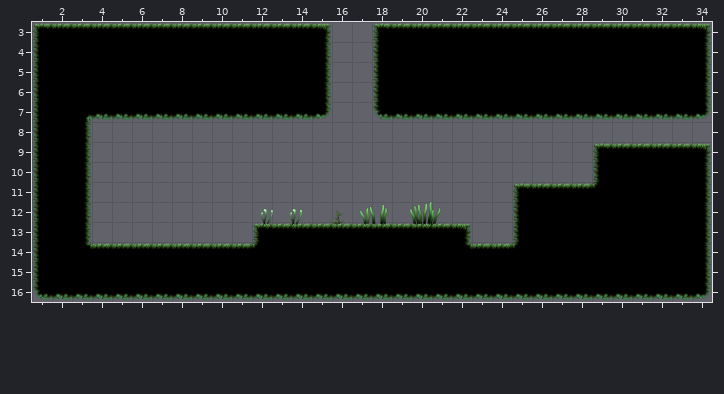
A Tiled map gets an edit: Assets/Levels/Room2/Room2.tmx. That is the earlier state.
Cells are 128x128 px. Shown: x 1..34, y 3..16.
Now the later version:
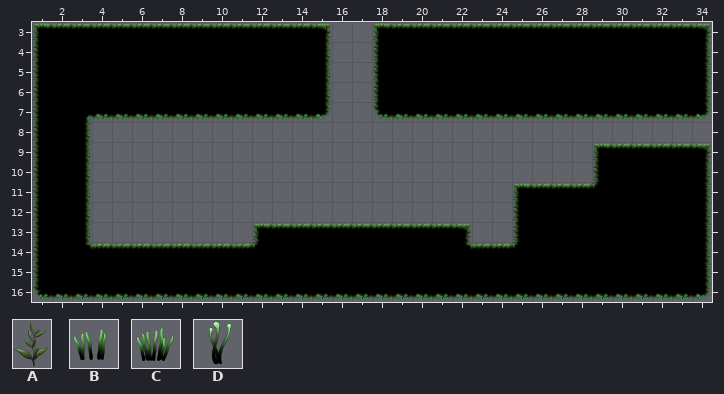
Key: from "MossyDecorations": A 31 "Plant04"; from "MossyPlants": B 1 "Plant2_00000", C 2 "Plant3_00000", D 4 "Plant5_00000".
Objects are placed by their top-left corner, in cells (3,4 is the top-left corner of cell 3,4); size is 1x1 cell unless given.
Diff:
--- layer "Decorations" (now hidden)
-A "Plant04" at 15.9,12.4 size 0.8x1
-D "Plant5_00000" at 12,12.3 size 1.3x1.3
-D "Plant5_00000" at 13.5,12.3 size 1.3x1.3
-C "Plant3_00000" at 19.7,11.7 size 2x2
-B "Plant2_00000" at 17.2,11.8 size 2x2
Boxes around the changes in both pictures, in picture pixels (x1, y1, x2, y2):
removed: (409, 201, 441, 226)
removed: (360, 204, 388, 226)
removed: (261, 208, 273, 226)
removed: (290, 208, 302, 226)
removed: (330, 209, 344, 225)
